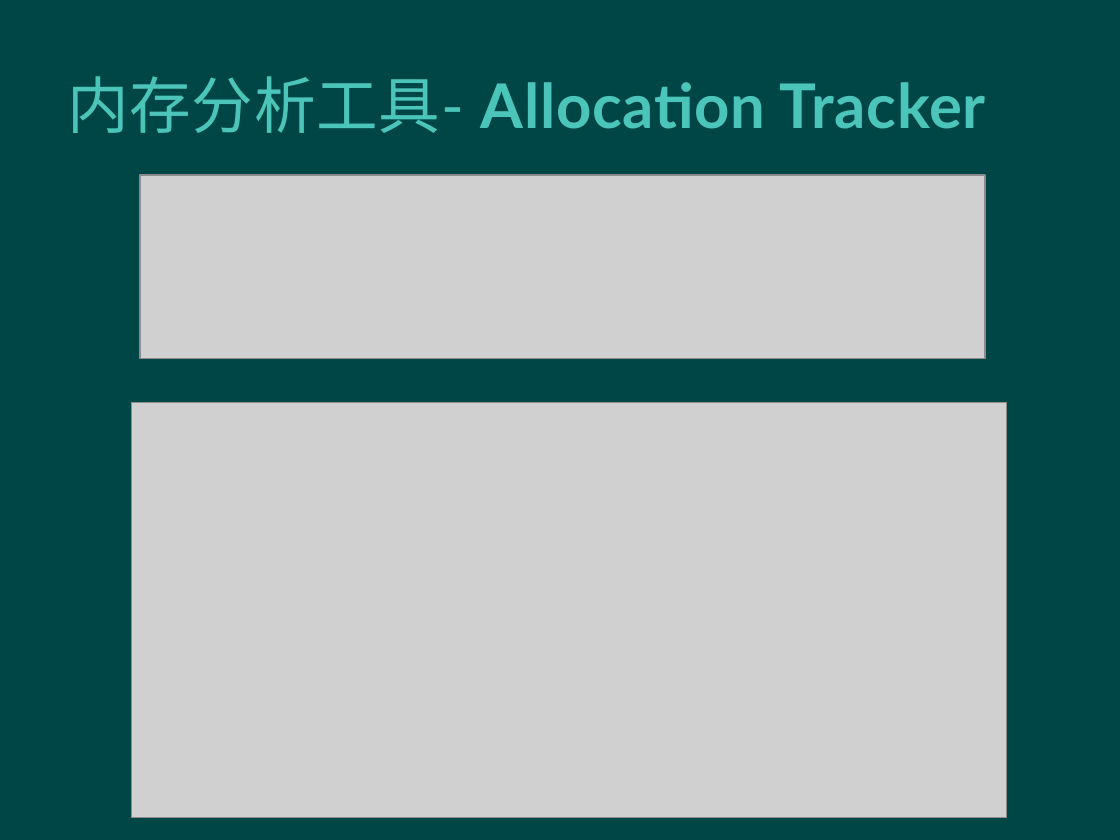
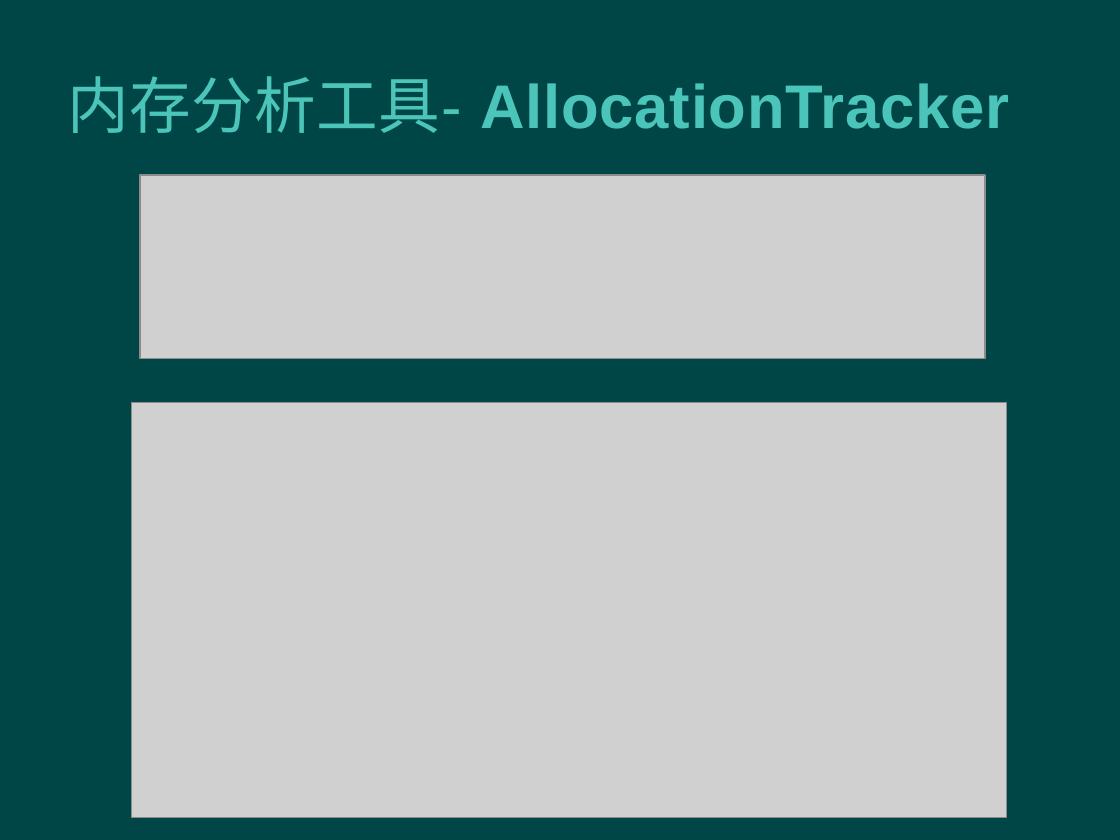
Before and after one commit to mapeiyu/OptimizationDemo, a slide deck: slide 16 of Android Optimization.pptx (slide 15 before the commit). Drawn at 1120x840 pixels with LibreOffice and Linux fonts; fonts in the diff are those of the drawing; grey boxes stand for pictures; background and template pictures are left out. Boxes give left, top, right and bottom in pixels: in the first picture for what was removed or moved away, otherwise in the second. Text is boxed around its words. In the diff, an @@ line names an element or a change of style, - is before the commit and + after.

```diff
--- a/Android Optimization.pptx
+++ b/Android Optimization.pptx
@@ title at box(67, 76, 1010, 133): text changed; font Lato to Arial @@
-内存分析工具- Allocation Tracker
+内存分析工具- AllocationTracker
```
Also in this commit, not shown: 17 other slides changed, 2 slides added.
